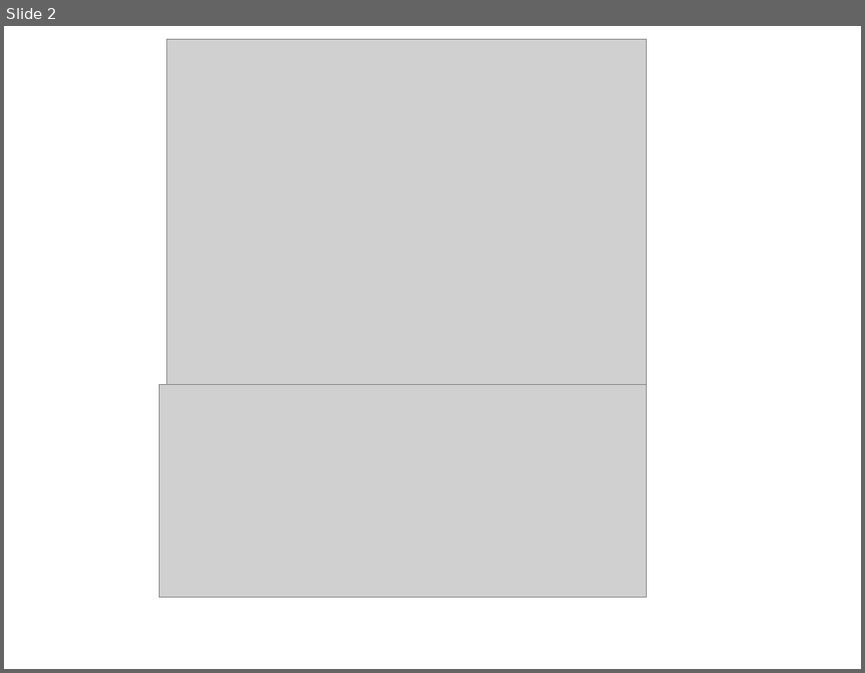
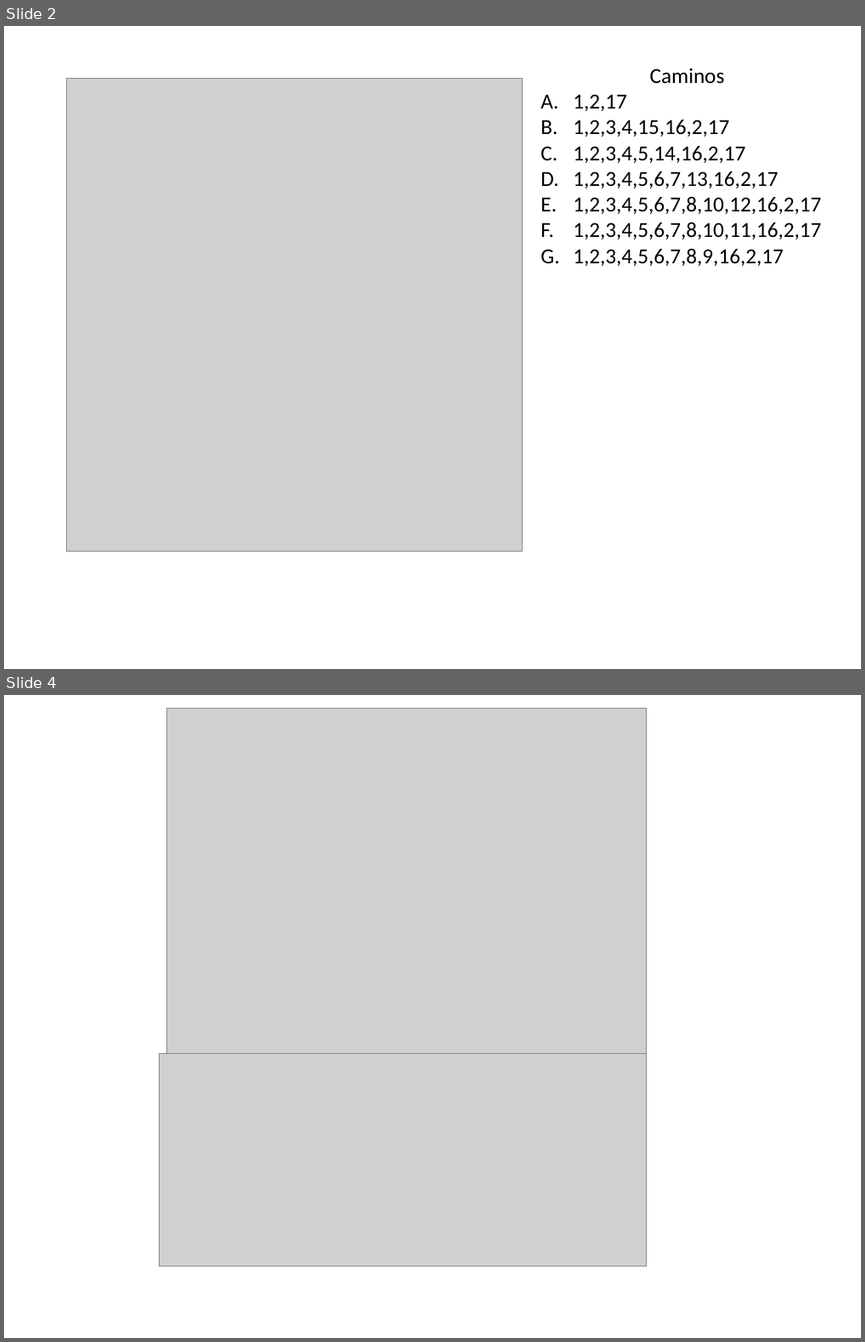
Before and after one commit to BitsellerSoftware/TrianguloTP, a slide deck: Complejidad Ciclomatica Triangulo.pptx. Shown one above the other, each under a label of ours: slide 2 before the commit, slides 2 and 4 after it; the slides between them are not shown. The pictures are 865x673 and 865x1342 pixels, drawn with LibreOffice and Linux fonts; fonts in the diff are those of the drawing; grey boxes stand for pictures. Boxes give left, top, right and bottom in pixels: in the first picture for what was removed or moved away, otherwise in the second. Text is boxed around its words. In the diff, an @@ line names an element or a change of style, - is before the commit and + after.

```diff
--- a/Complejidad Ciclomatica Triangulo.pptx
+++ b/Complejidad Ciclomatica Triangulo.pptx
@@ slide 2 added at <box>4,26,861,669</box>, background #FFFFFF @@
@@ text added at <box>573,68,821,266</box>, 18 pt, text #000000 @@
+Caminos
+A. 1,2,17
+B. 1,2,3,4,15,16,2,17
+C. 1,2,3,4,5,14,16,2,17
+D. 1,2,3,4,5,6,7,13,16,2,17
+E. 1,2,3,4,5,6,7,8,10,12,16,2,17
+F. 1,2,3,4,5,6,7,8,10,11,16,2,17
+G. 1,2,3,4,5,6,7,8,9,16,2,17
@@ picture added at <box>67,78,522,551</box> @@
@@ what was slide 2 is now slide 4 @@
```
Also in this commit, not shown: 1 slide changed, 1 other slide added.
